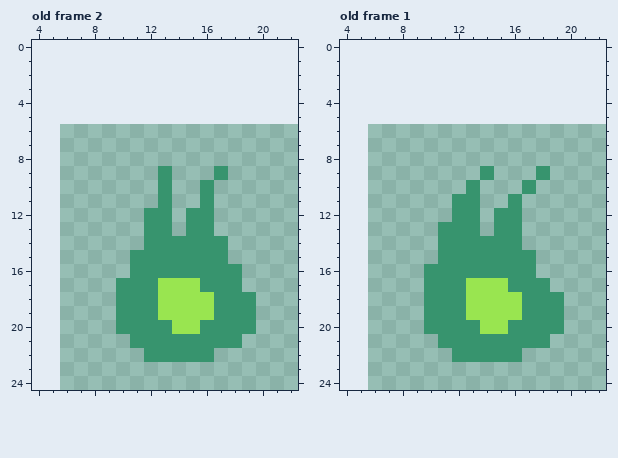
File history of a pixel-art file, wisp_v02.aseprite. Above is the file before it was changed.
20x20 pixels, 2 frames. Shown: old frame 2: x 4..22, y 0..24; old frame 1: x 4..22, y 0..24. The old version is drawn lined up with the new one, on the new canvas. The commit also changed other frames, which this record leaves out.
And afterwards:
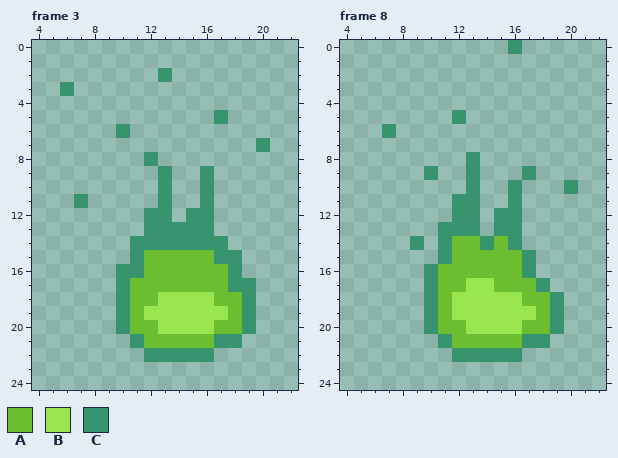
Palette (. is transparent): A #6abe30  B #99e550  C #37946e
A new or re-ordered frame is compared with the old frame closest to it.
From the commit log: Finished version 2 of player sprite
What changed:
canvas 20x20 -> 32x32, the old top-left corner now at 6,6
frames 2 -> 8
--- frame 3 is new; against old frame 2
@@ x 4..22 @@
  1 ...................
- 2 ...................
- 3 ...................
+ 2 .........C.........
+ 3 ..C................
  4 ...................
- 5 ...................
- 6 ...................
- 7 ...................
- 8 ...................
- 9 .........C...C.....
+ 5 .............C.....
+ 6 ......C............
+ 7 ................C..
+ 8 ........C..........
+ 9 .........C..C......
 10 .........C..C......
-11 .........C..C......
+11 ...C.....C..C......
 12 ........CC.CC......
-13 ........CC.CC......
-14 ........CCCCCC.....
-15 .......CCCCCCC.....
-16 .......CCCCCCCC....
-17 ......CCCBBBCCC....
-18 ......CCCBBBBCCC...
-19 ......CCCBBBBCCC...
-20 ......CCCCBBCCCC...
-21 .......CCCCCCCC....
+13 ........CCCCC......
+14 .......CCCCCCC.....
+15 .......CAAAAACC....
+16 ......CCAAAAAAC....
+17 ......CAAAAAAACC...
+18 ......CAABBBBAAC...
+19 ......CABBBBBBAC...
+20 ......CAABBBBAAC...
+21 .......CAAAAACC....
 22 ........CCCCC......
--- frame 8 is new; against old frame 1
@@ x 14..18 @@
- 0 .....
+ 0 ..C..
  1 .....
@@ x 4..22 @@
  4 ...................
- 5 ...................
- 6 ...................
+ 5 ........C..........
+ 6 ...C...............
  7 ...................
- 8 ...................
- 9 ..........C...C....
-10 .........C...C.....
+ 8 .........C.........
+ 9 ......C..C...C.....
+10 .........C..C...C..
 11 ........CC..C......
@@ x 4..22 @@
 13 .......CCC.CC......
-14 .......CCCCCC......
-15 .......CCCCCCC.....
-16 ......CCCCCCCC.....
-17 ......CCCBBBCCC....
-18 ......CCCBBBBCCC...
-19 ......CCCBBBBCCC...
-20 ......CCCCBBCCCC...
-21 .......CCCCCCCC....
+14 .....C.CAACAC......
+15 .......CAAAAAC.....
+16 ......CAAAAAAC.....
+17 ......CAABBAAAC....
+18 ......CABBBBBAAC...
+19 ......CABBBBBBAC...
+20 ......CAABBBBAAC...
+21 .......CAAAAACC....
 22 ........CCCCC......
Boxes around the changes in both pictures, in picture pixels (x1, y1, x2, y2):
changed: (74, 68, 270, 348)
added: (60, 82, 74, 96)
added: (508, 40, 522, 54)
changed: (382, 110, 578, 348)
